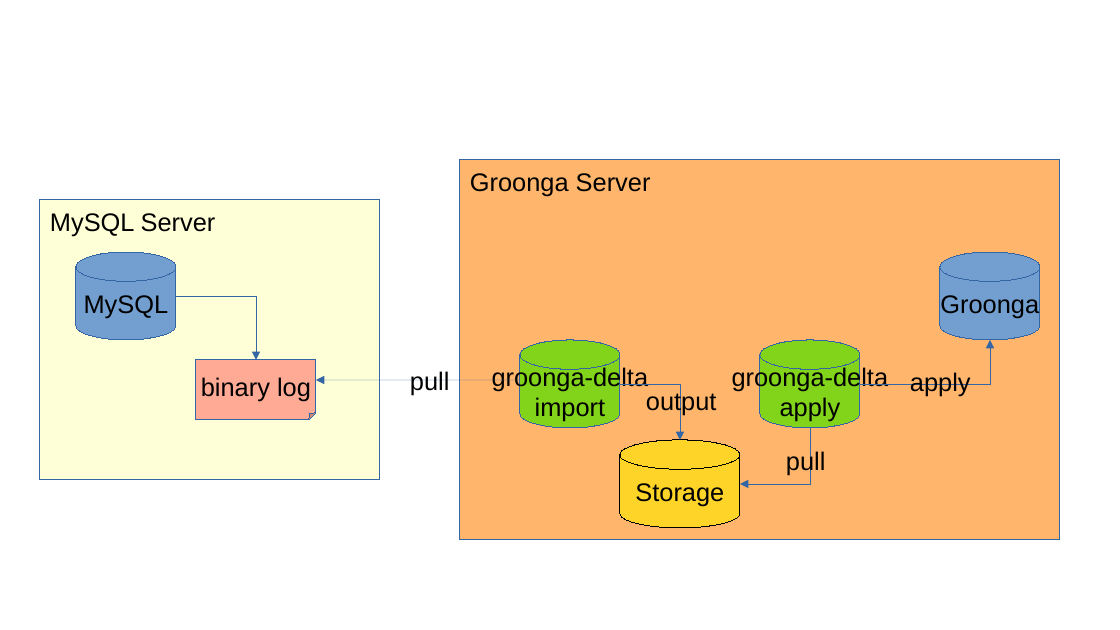
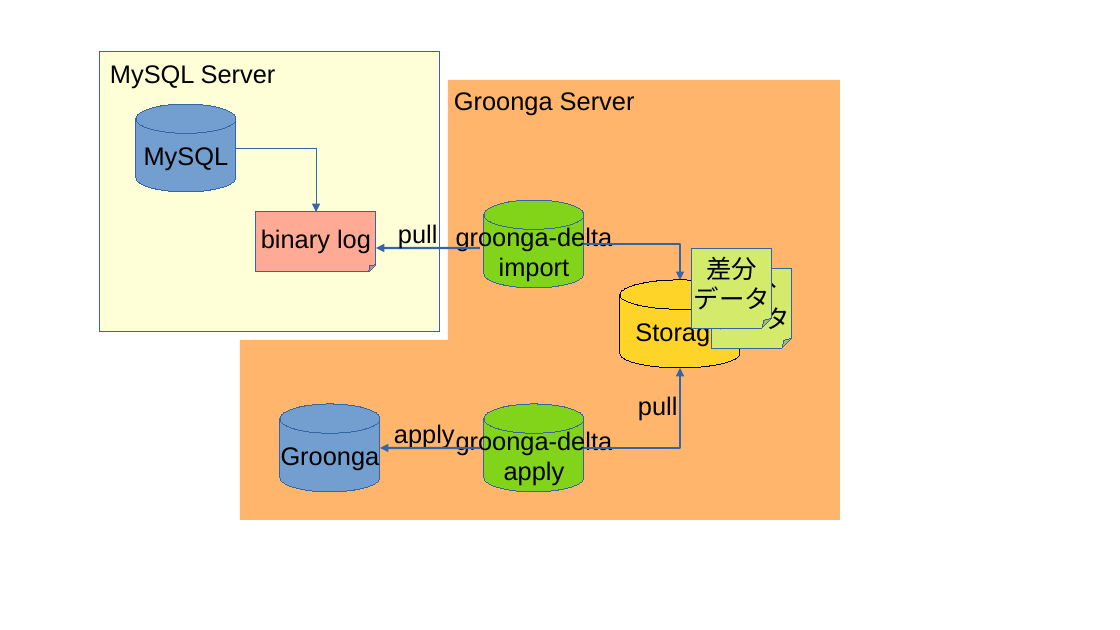
Before and after one commit to komainu8/rabbit-slide-komainu8-yapc-kyoto-2023, a slide deck: slide 7 of images/無題 1.odp (slide 6 before the commit). Drawn at 1120x630 pixels with LibreOffice and Linux fonts; fonts in the diff are those of the drawing. Boxes give left, top, right and bottom in pixels: in the first picture for what was removed or moved away, otherwise in the second. Text is boxed around its words. In the diff, an @@ line names an element or a change of style, - is before the commit and + after.

```diff
--- a/images/無題 1.odp
+++ b/images/無題 1.odp
@@ text "MySQL Server": place and size @@
-text "MySQL Server" at <box>50,213,216,237</box>
+text "MySQL Server" at <box>110,65,276,89</box>
@@ text "Groonga Server": place and size @@
-text "Groonga Server" at <box>470,173,651,197</box>
+text "Groonga Server" at <box>454,92,635,115</box>
@@ rectangle added at <box>448,80,841,520</box>, fill #FFB66C @@
@@ 1 cylinder, 1 folded corner, 1 rectangle, 1 elbow arrow: place and size @@
-1 cylinder, 1 folded corner, 1 rectangle, 1 elbow arrow at <box>40,200,380,481</box>
+1 cylinder, 1 folded corner, 1 rectangle, 1 elbow arrow at <box>100,52,440,332</box>
@@ rectangle removed at <box>460,160,1061,540</box> @@
@@ cylinder "groonga-delta": place and size @@
-cylinder "groonga-delta" at <box>520,340,620,429</box>
+cylinder "groonga-delta" at <box>484,200,583,289</box>
@@ text "pull": place and size @@
-text "pull" at <box>410,371,450,395</box>
+text "pull" at <box>398,224,438,249</box>
@@ arrow added from (480, 248) to (376, 248), #3465A4 1.5 pt @@
@@ elbow arrow added from (584, 244) to (680, 281), #3465A4 1.5 pt @@
@@ folded corner added at <box>692,248,772,328</box>, fill #D4EA6B, outline #3465A4 0 pt, 18 pt, text #000000 @@
+差分
+データ
@@ folded corner added at <box>712,268,793,349</box>, fill #D4EA6B, outline #3465A4 0 pt, 18 pt, text #000000 @@
+差分
+データ
@@ cylinder "Storage": place and size @@
-cylinder "Storage" at <box>620,440,740,528</box>
+cylinder "Storage" at <box>620,281,740,369</box>
@@ rectangle added at <box>240,340,460,520</box>, fill #FFB66C @@
@@ elbow arrow removed from (860, 384) to (990, 340) @@
@@ arrow removed from (520, 380) to (316, 380) @@
@@ elbow arrow moved from (620, 384) - (680, 440) to (584, 448) - (680, 368) @@
@@ elbow arrow (584, 448) - (680, 368): stroke #3465A4 0 pt to #3465A4 1.5 pt @@
@@ text "pull": place and size @@
-text "pull" at <box>786,449,826,475</box>
+text "pull" at <box>638,396,678,421</box>
@@ text removed at <box>646,389,717,415</box> @@
-output
@@ cylinder "Groonga": place and size @@
-cylinder "Groonga" at <box>940,252,1040,340</box>
+cylinder "Groonga" at <box>281,405,380,493</box>
@@ text "apply": place and size @@
-text "apply" at <box>910,372,971,397</box>
+text "apply" at <box>394,424,455,449</box>
@@ cylinder "groonga-delta": place and size @@
-cylinder "groonga-delta" at <box>760,340,860,429</box>
+cylinder "groonga-delta" at <box>484,405,583,493</box>
@@ arrow added from (480, 448) to (380, 448), #3465A4 1.5 pt @@
@@ elbow arrow removed from (810, 428) to (740, 484) @@
```
Also in this commit, not shown: 2 other slides changed, 2 slides added, 1 other file.
